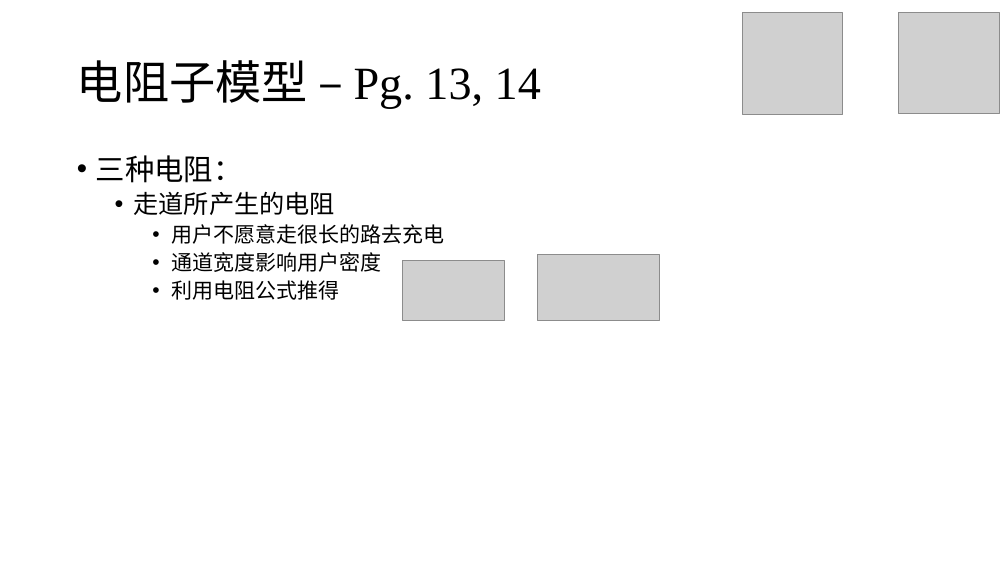
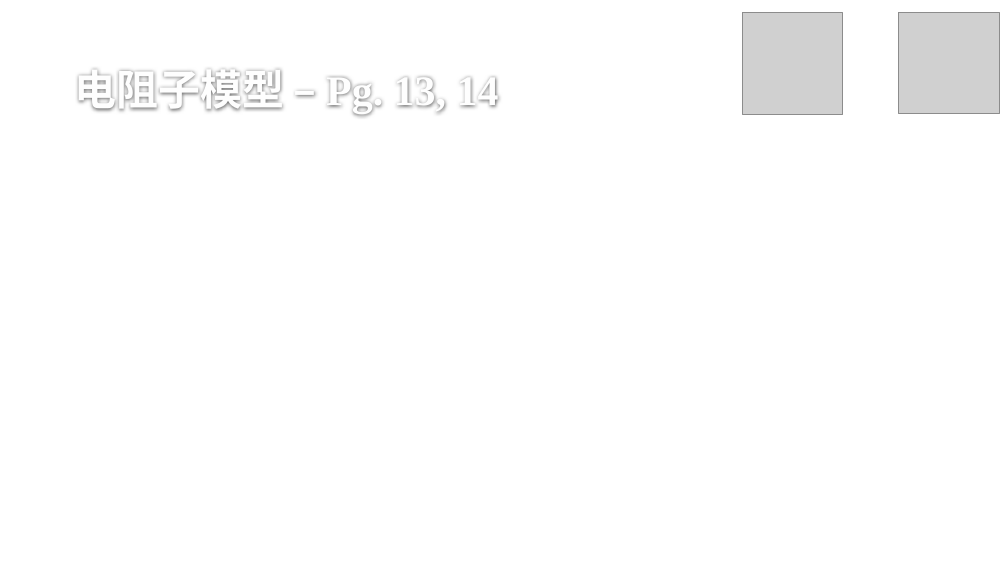
Before and after one commit to stOOrz-Science-Mind/2019_HiMCM_A_10005, a slide deck: slide 27 of 10005.pptx. Drawn at 1008x567 pixels with LibreOffice and Linux fonts; fonts in the diff are those of the drawing; grey boxes stand for pictures; background and template pictures are left out. Boxes give left, top, right and bottom in pixels: in the first picture for what was removed or moved away, otherwise in the second. Text is boxed around its words. In the diff, an @@ line names an element or a change of style, - is before the commit and + after.

```diff
--- a/10005.pptx
+++ b/10005.pptx
@@ title "电阻子模型 – Pg. 13, 14" moved from (x1=77, y1=60, x2=541, y2=109) to (x1=75, y1=70, x2=499, y2=113) @@
@@ title "电阻子模型 – Pg. 13, 14" at (x1=75, y1=70, x2=499, y2=113): size 44 to 40 pt, text colour #000000 to #FEFEFE, bold on; line spacing 0.9 to 1; vertical alignment middle to bottom @@
@@ text removed at (x1=96, y1=155, x2=444, y2=300) @@
-• 三种电阻：
-  • 走道所产生的电阻
-    • 用户不愿意走很长的路去充电
-    • 通道宽度影响用户密度
-    • 利用电阻公式推得
@@ picture removed at (x1=402, y1=260, x2=504, y2=320) @@
@@ picture removed at (x1=537, y1=255, x2=659, y2=320) @@
```
Also in this commit, not shown: 43 other slides changed, 1 slide added.
